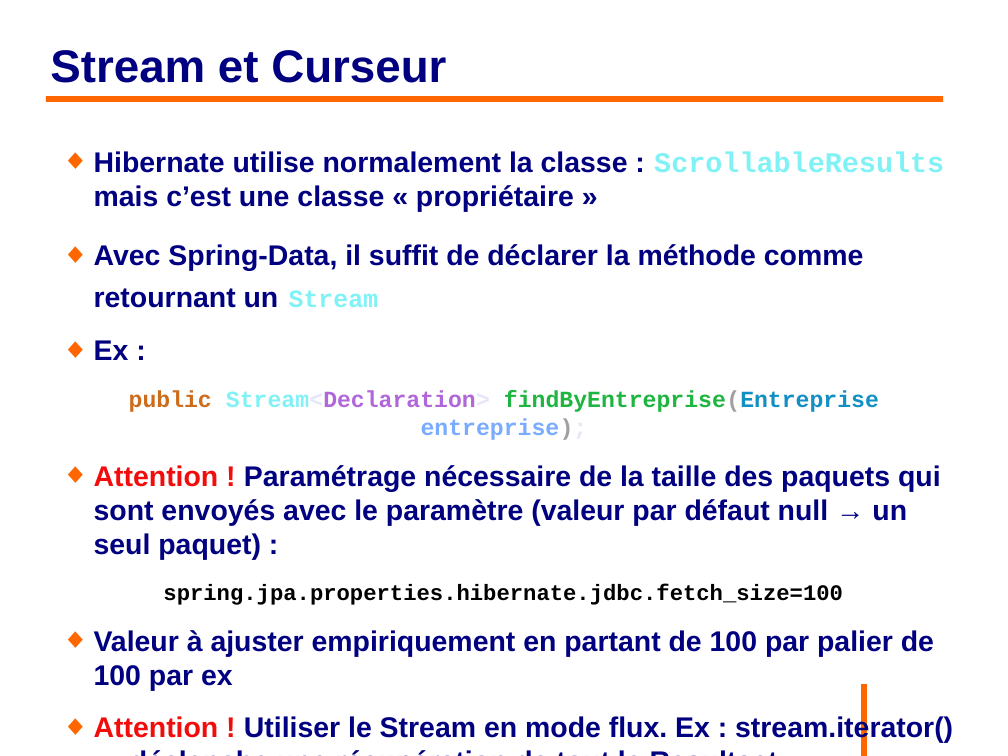
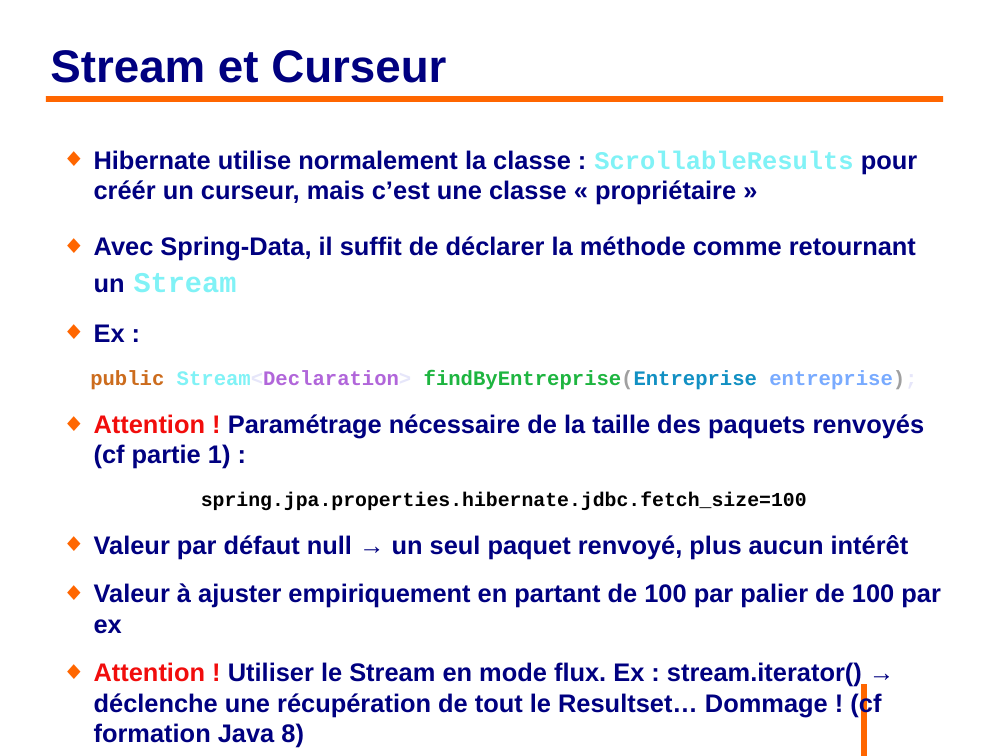
Before and after one commit to philphils/formation-hibernate-avancee, a slide deck: slide 45 of Documentation/diapo_formation_hibernate_avancee.odp. Drawn at 1008x756 pixels with LibreOffice and Linux fonts; fonts in the diff are those of the drawing; background and template pictures are left out. Boxes give left, top, right and bottom in pixels: in the first picture for what was removed or moved away, otherwise in the second. Text is boxed around its words. In the diff, an @@ line names an element or a change of style, - is before the commit and + after.

Commit message:
Correction diapo partie 2 FIN

```diff
--- a/Documentation/diapo_formation_hibernate_avancee.odp
+++ b/Documentation/diapo_formation_hibernate_avancee.odp
@@ text at (94, 150, 917, 205): text changed; size 22.4 to 20 pt @@
-◆ Hibernate utilise normalement la classe : ScrollableResults mais c’est une classe « propriétaire »
+◆ Hibernate utilise normalement la classe : ScrollableResults pour créér un curseur, mais c’est une classe « propriétaire »
@@ text at (90, 236, 941, 634): size 22.4 to 20 pt in "Avec Spring-Data, il suffit de déclarer la ...", "Ex :", "Valeur à ajuster empiriquement en partant de ..."; size 19.6 to 22.5 pt in "Stream"; size 18.2 to 16.2 pt in "public Stream<Declaration> findByEntreprise(Entreprise entre ..."; size 17.5 to 15.6 pt in "spring.jpa.properties.hibernate.jdbc.fetch_size=100" @@
@@ text at (94, 414, 925, 469): text changed; size 22.4 to 20 pt @@
-◆ Attention ! Paramétrage nécessaire de la taille des paquets qui sont envoyés avec le paramètre (valeur par défaut null → un seul paquet) :
+◆ Attention ! Paramétrage nécessaire de la taille des paquets renvoyés (cf partie 1) :
@@ text at (94, 535, 909, 559): paragraph added @@
+◆ Valeur par défaut null → un seul paquet renvoyé, plus aucun intérêt
@@ text at (94, 662, 881, 748): text changed; size 22.4 to 20 pt @@
-◆ Attention ! Utiliser le Stream en mode flux. Ex : stream.iterator() → déclenche une récupération de tout le Resultset… Dommage !
+◆ Attention ! Utiliser le Stream en mode flux. Ex : stream.iterator() → déclenche une récupération de tout le Resultset… Dommage ! (cf formation Java 8)
```
Also in this commit, not shown: 4 other slides changed.
